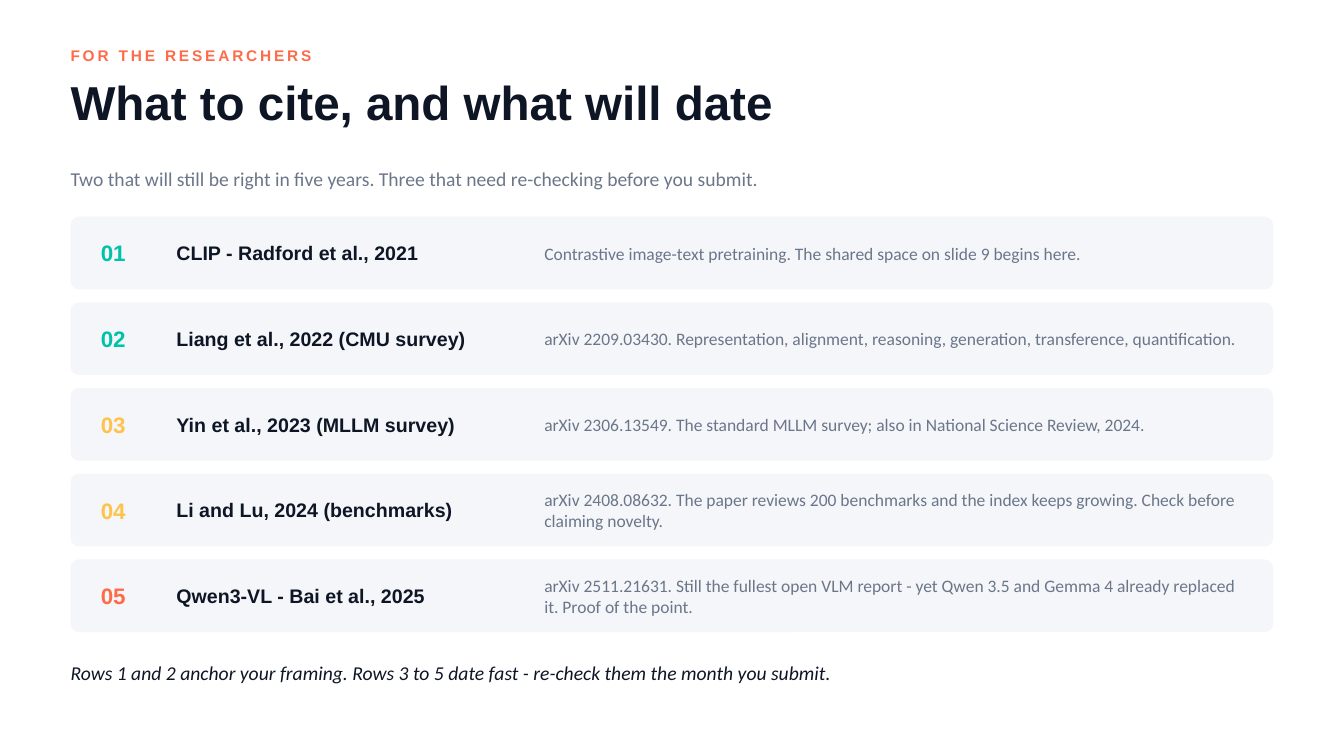
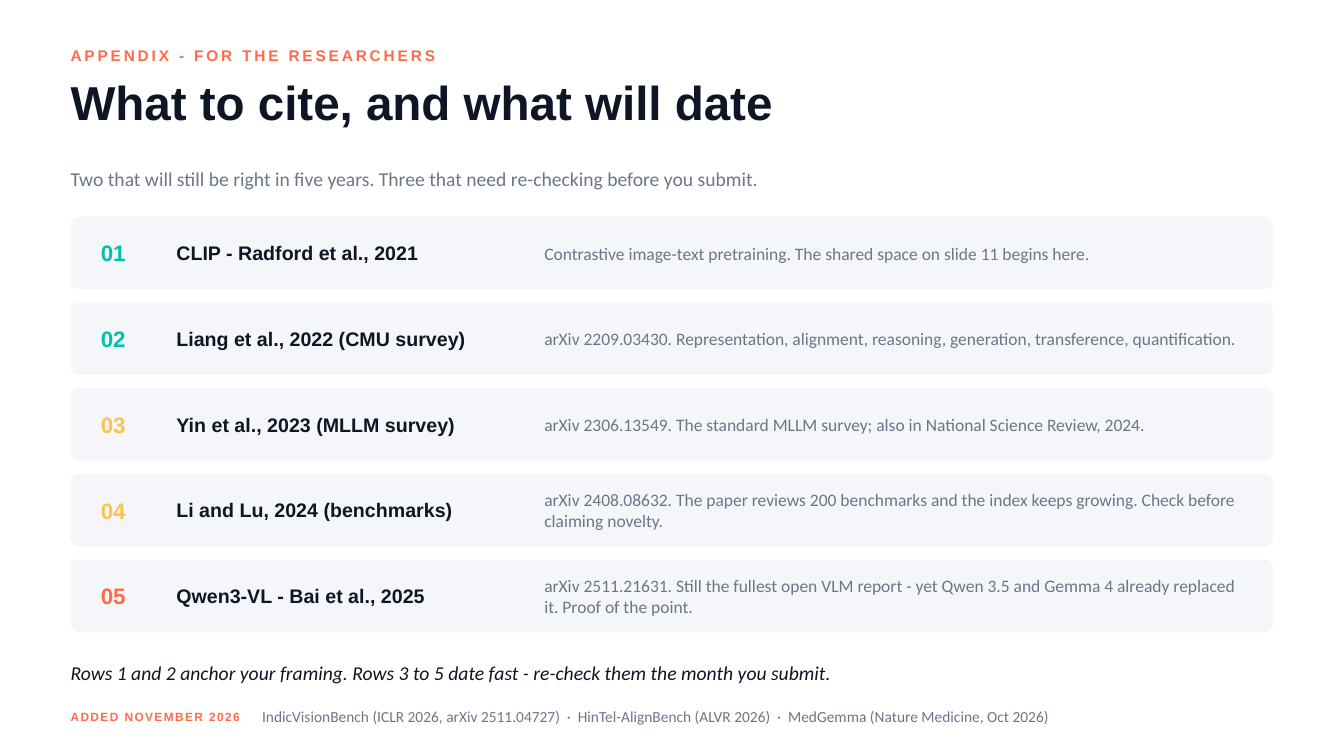
Before and after one commit to lksmangai/DeepLearning, a slide deck: slide 50 of Multimodal-AI-ATAL-FDP-Deck.pptx (slide 29 before the commit). Drawn at 1344x756 pixels with LibreOffice and Linux fonts; fonts in the diff are those of the drawing. Boxes give left, top, right and bottom in pixels: in the first picture for what was removed or moved away, otherwise in the second. Text is boxed around its words. In the diff, an @@ line names an element or a change of style, - is before the commit and + after.

```diff
--- a/Multimodal-AI-ATAL-FDP-Deck.pptx
+++ b/Multimodal-AI-ATAL-FDP-Deck.pptx
@@ text at <box>71,50,435,61</box>: text changed @@
-FOR THE RESEARCHERS
+APPENDIX - FOR THE RESEARCHERS
@@ text at <box>544,248,1089,263</box>: text changed @@
-Contrastive image-text pretraining. The shared space on slide 9 begins here.
+Contrastive image-text pretraining. The shared space on slide 11 begins here.
@@ text added at <box>71,712,240,721</box>, 8.5 pt, text #FF6B4A, bold @@
+ADDED NOVEMBER 2026
@@ text added at <box>262,711,1049,725</box>, 11 pt, text #6B7689 @@
+IndicVisionBench (ICLR 2026, arXiv 2511.04727) · HinTel-AlignBench (ALVR 2026) · MedGemma (Nature Medicine, Oct 2026)
```
Also in this commit, not shown: 18 other slides changed, 14 slides added.
